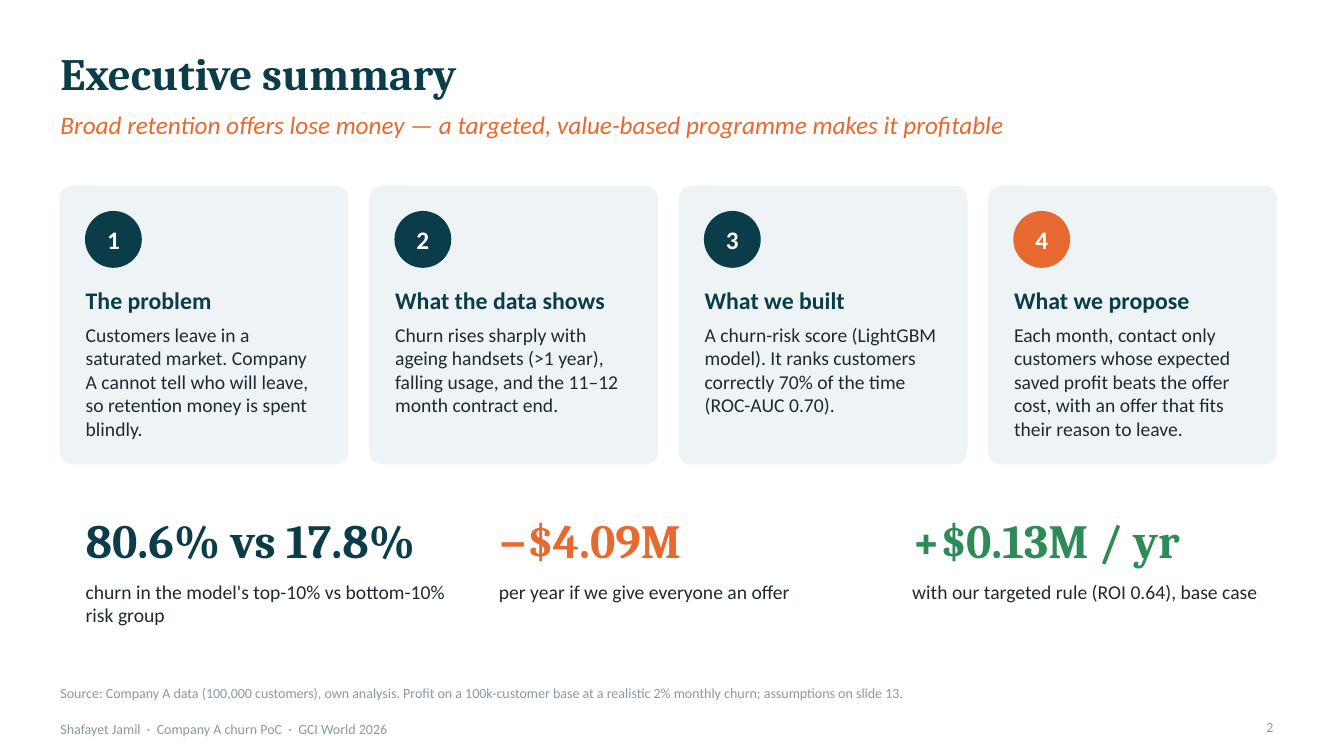
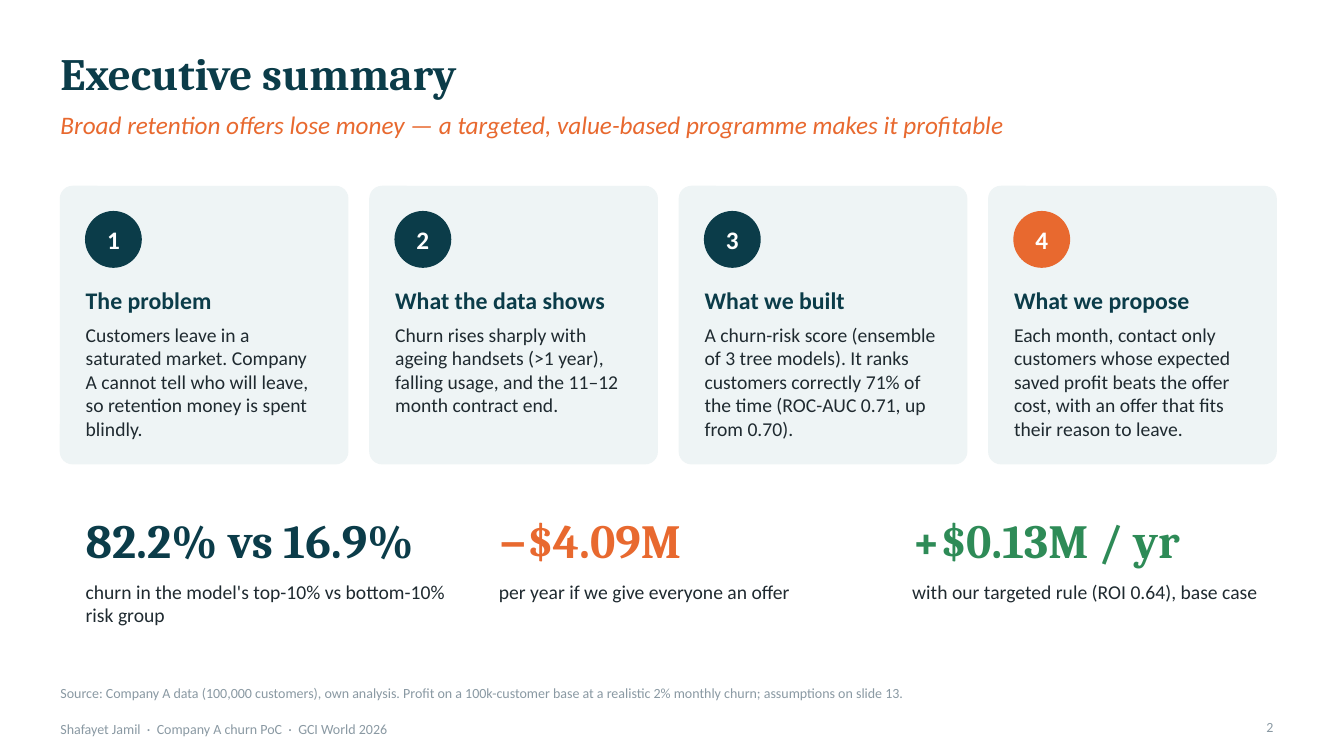
Before and after one commit to Shafayet-jamil/final-assignment-gci, a slide deck: slide 2 of Shafayet_Jamil.pptx. Drawn at 1344x756 pixels with LibreOffice and Linux fonts; fonts in the diff are those of the drawing. Boxes give left, top, right and bottom in pixels: in the first picture for what was removed or moved away, otherwise in the second. Text is boxed around its words. In the diff, an @@ line names an element or a change of style, - is before the commit and + after.

```diff
--- a/Shafayet_Jamil.pptx
+++ b/Shafayet_Jamil.pptx
@@ text at [705, 328, 936, 439]: text changed @@
-A churn-risk score (LightGBM model). It ranks customers correctly 70% of the time (ROC-AUC 0.70).
+A churn-risk score (ensemble of 3 tree models). It ranks customers correctly 71% of the time (ROC-AUC 0.71, up from 0.70).
@@ text at [86, 525, 413, 559]: text changed @@
-80.6% vs 17.8%
+82.2% vs 16.9%
```
Also in this commit, not shown: 11 other slides changed, 2 other files.
